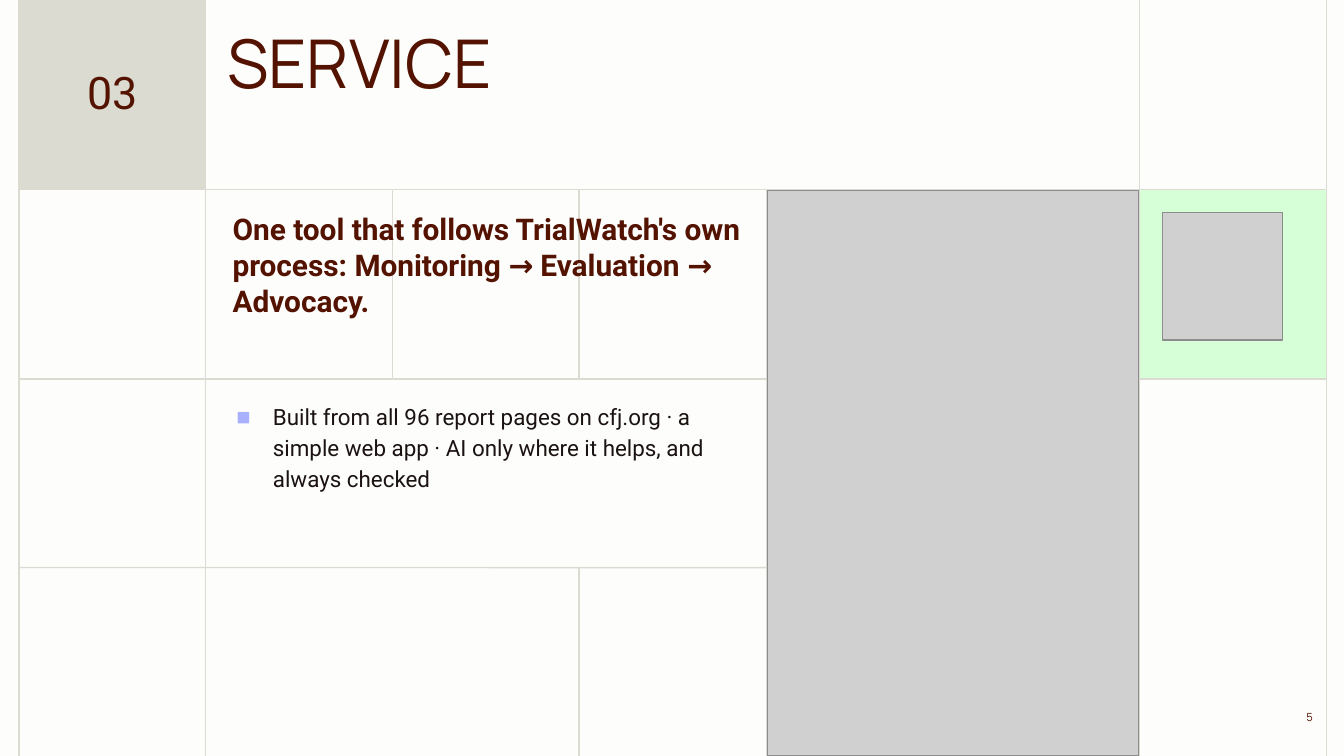
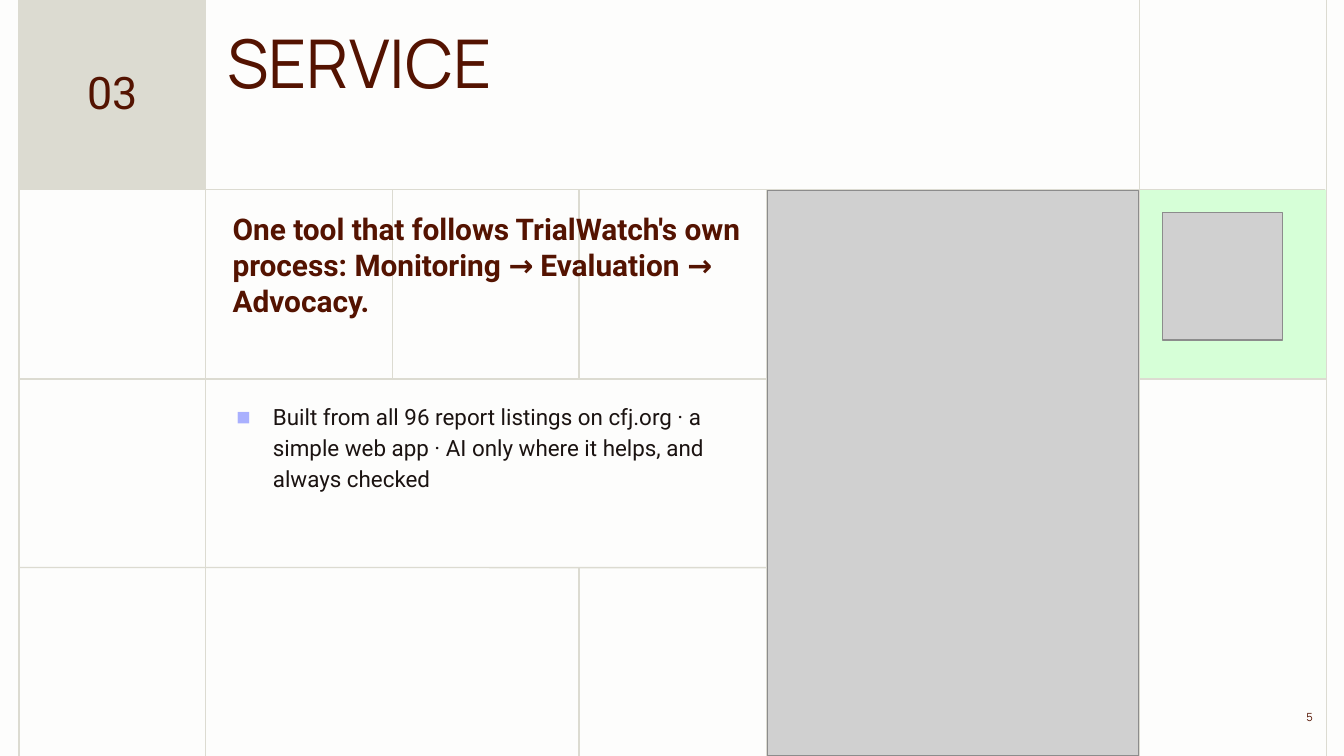
Before and after one commit to valentinasilva8/fairtrial-ai-hackathon, a slide deck: slide 5 of pitch/Precedent_and_Practice.pptx. Drawn at 1344x756 pixels with LibreOffice and Linux fonts; fonts in the diff are those of the drawing; grey boxes stand for pictures. Boxes give left, top, right and bottom in pixels: in the first picture for what was removed or moved away, otherwise in the second. Text is boxed around its words. In the diff, an @@ line names an element or a change of style, - is before the commit and + after.

Commit message:
Deck: report and listing wording

```diff
--- a/pitch/Precedent_and_Practice.pptx
+++ b/pitch/Precedent_and_Practice.pptx
@@ subtitle at [273,408,703,492]: text changed @@
-◼ Built from all 96 report pages on cfj.org · a simple web app · AI only where it helps, and always checked
+◼ Built from all 96 report listings on cfj.org · a simple web app · AI only where it helps, and always checked
```
Also in this commit, not shown: 4 other slides changed, 1 other file.
